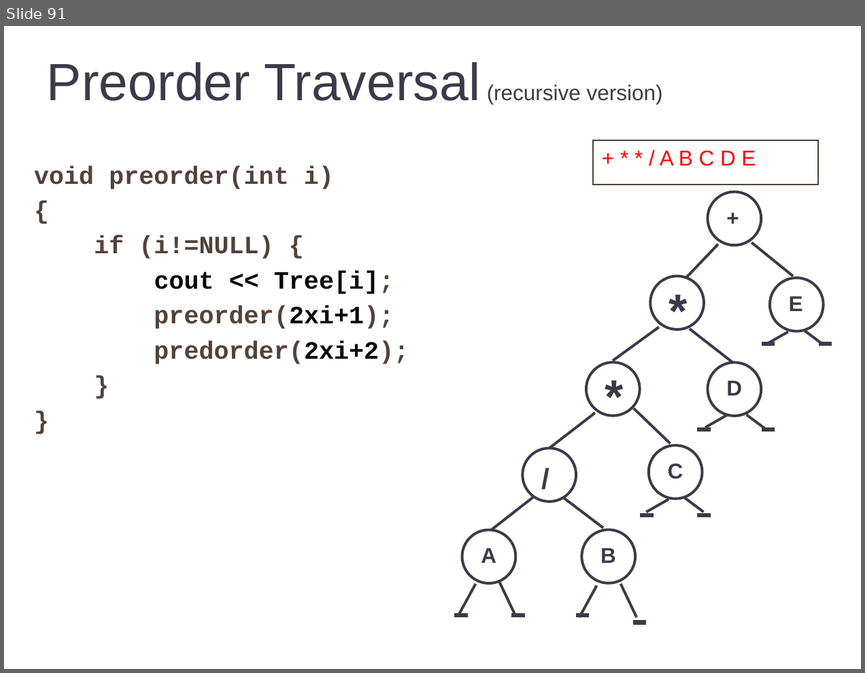
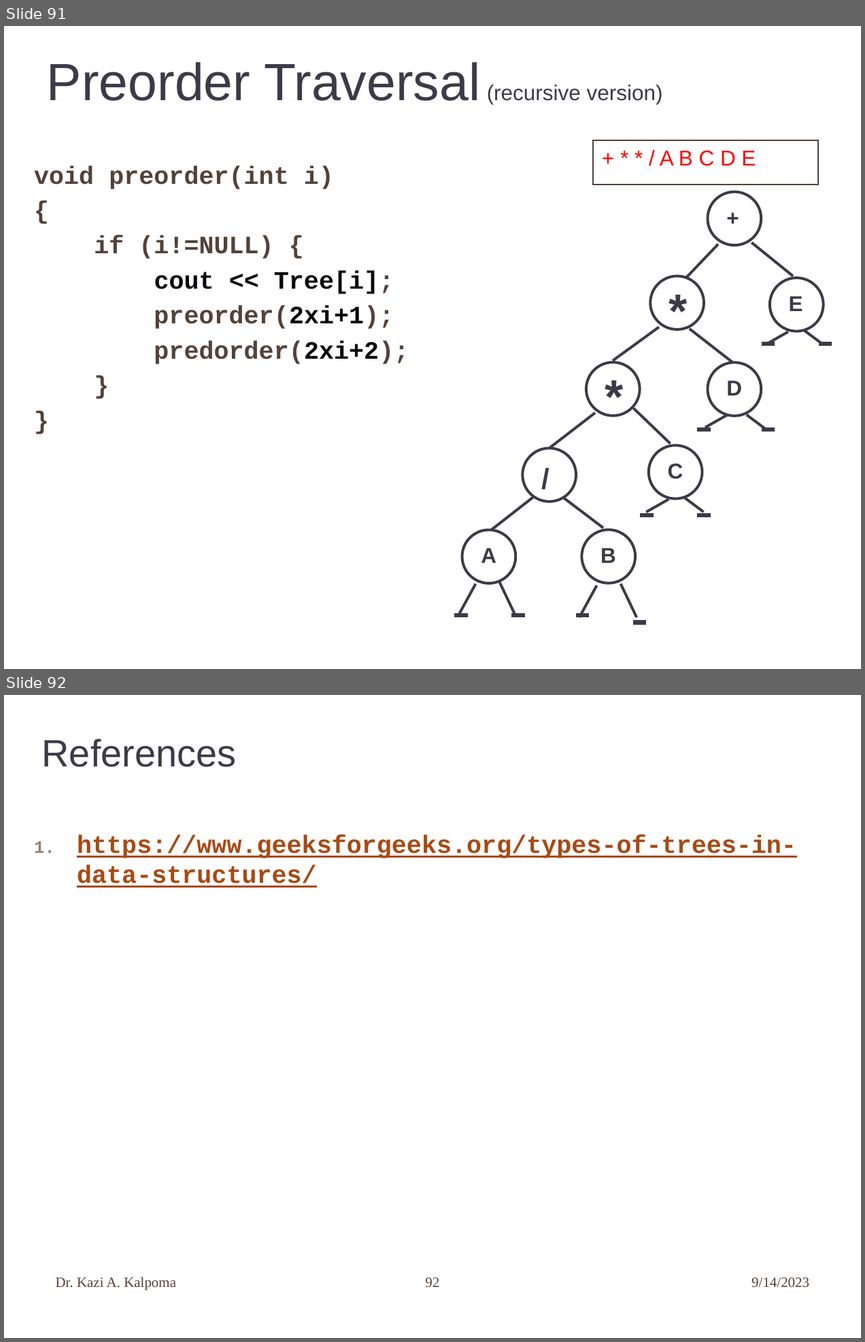
Before and after one commit to alaminbhuyan/DSA-In-Python, a slide deck: Tree Data Structure/PDF/Tree.pptx. Shown one above the other, each under a label of ours: slide 91 before the commit, slides 91 and 92 after it. The pictures are 865x673 and 865x1342 pixels, drawn with LibreOffice and Linux fonts; fonts in the diff are those of the drawing; background and template pictures are left out. Boxes give left, top, right and bottom in pixels: in the first picture for what was removed or moved away, otherwise in the second. Text is boxed around its words. In the diff, an @@ line names an element or a change of style, - is before the commit and + after.

```diff
--- a/Tree Data Structure/PDF/Tree.pptx
+++ b/Tree Data Structure/PDF/Tree.pptx
@@ slide 92 added at (4, 695, 861, 1338), background picture (left out) @@
@@ text added at (41, 739, 236, 767), 32 pt, text #3D3A48 @@
+References
@@ text added at (77, 834, 796, 887), 21 pt, text #A84914, bold, underline @@
+1. https://www.geeksforgeeks.org/types-of-trees-in-data-structures/
@@ text added at (56, 1276, 176, 1290), 12 pt, text #534239 @@
+Dr. Kazi A. Kalpoma
@@ page number added at (425, 1277, 439, 1287), 12 pt, text #534239 @@
+92
@@ text added at (751, 1277, 809, 1287), 12 pt, text #534239 @@
+9/14/2023
```
Also in this commit, not shown: 6 slides changed.
